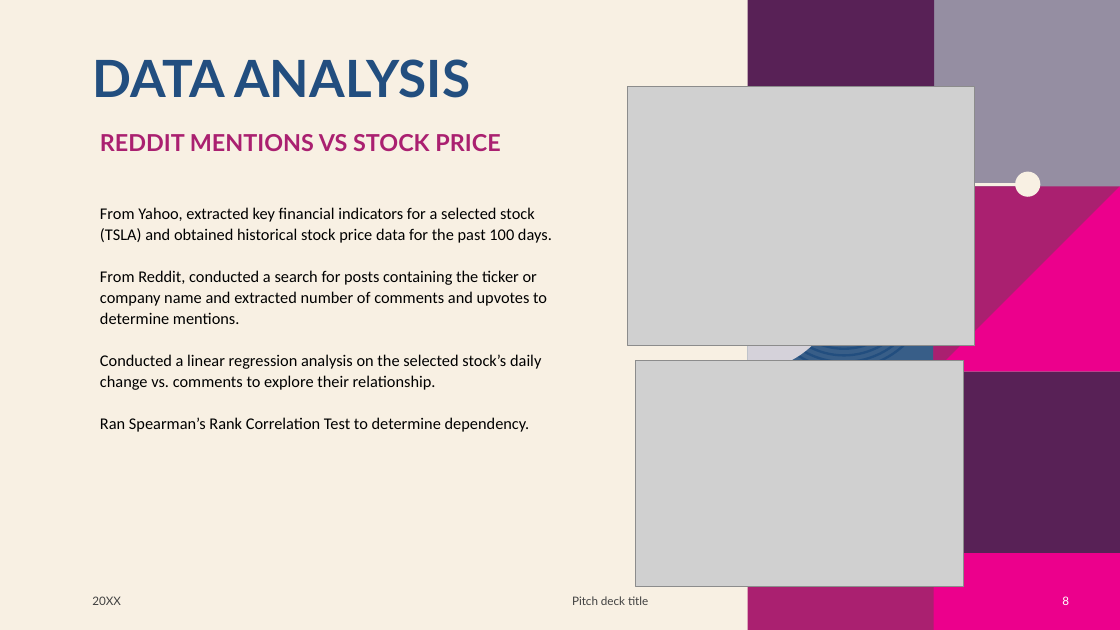
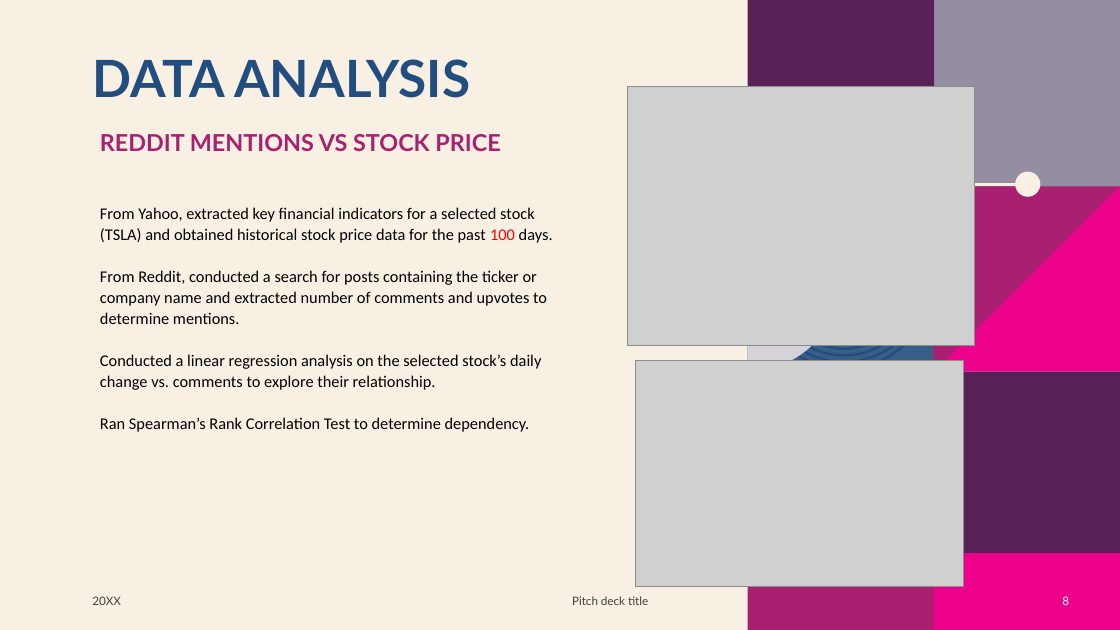
Before and after one commit to AprilHolmes7825/Project_1, a slide deck: slide 8 of Reddit Yahoo Finance Presentation.pptx. Drawn at 1120x630 pixels with LibreOffice and Linux fonts; fonts in the diff are those of the drawing; grey boxes stand for pictures; background and template pictures are left out. Boxes give left, top, right and bottom in pixels: in the first picture for what was removed or moved away, otherwise in the second. Text is boxed around its words. In the diff, an @@ line names an element or a change of style, - is before the commit and + after.

```diff
--- a/Reddit Yahoo Finance Presentation.pptx
+++ b/Reddit Yahoo Finance Presentation.pptx
@@ text at (x1=100, y1=207, x2=553, y2=243): text colour #000000 to #FF0000 in "100" @@
```
Also in this commit, not shown: 4 other slides changed.
